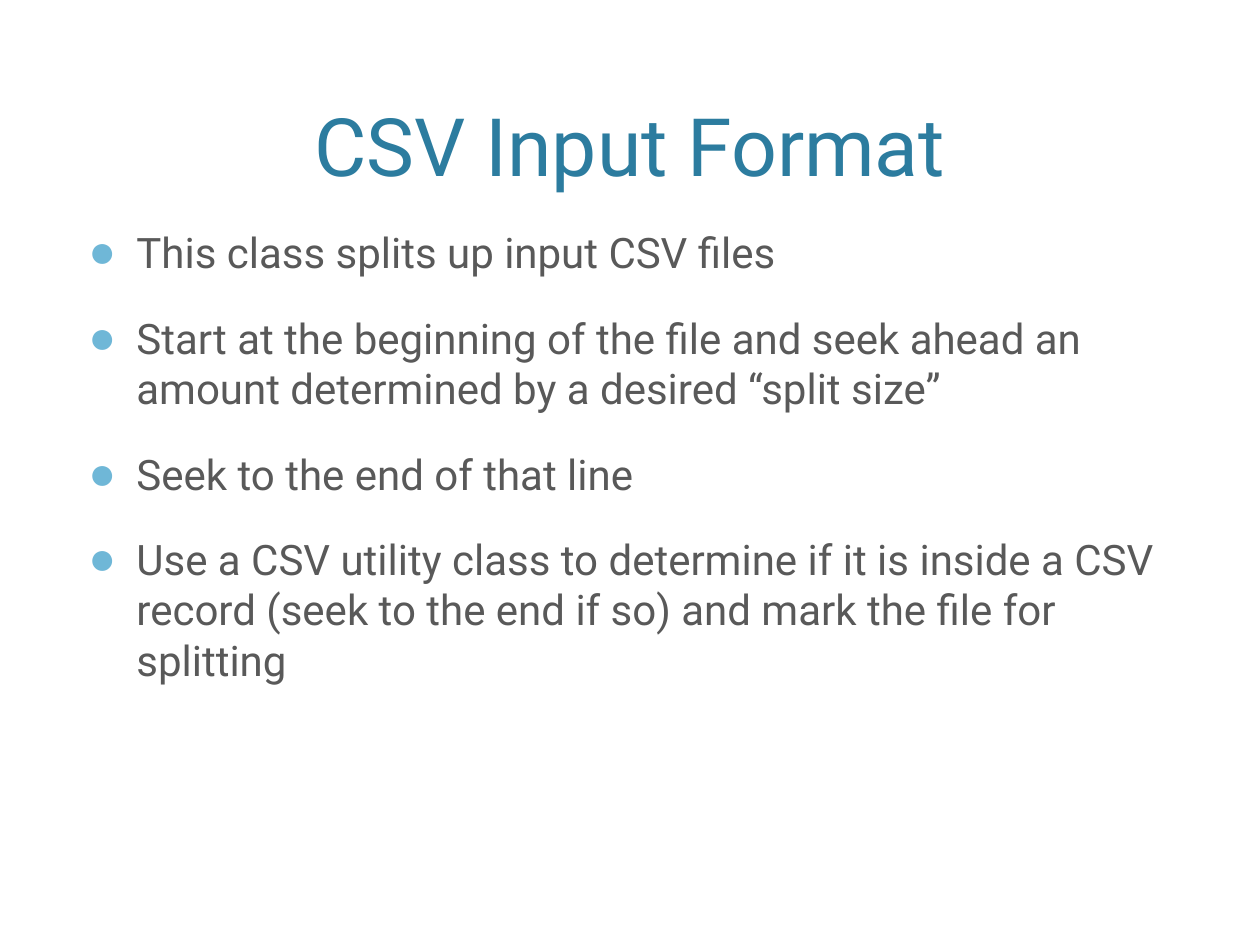
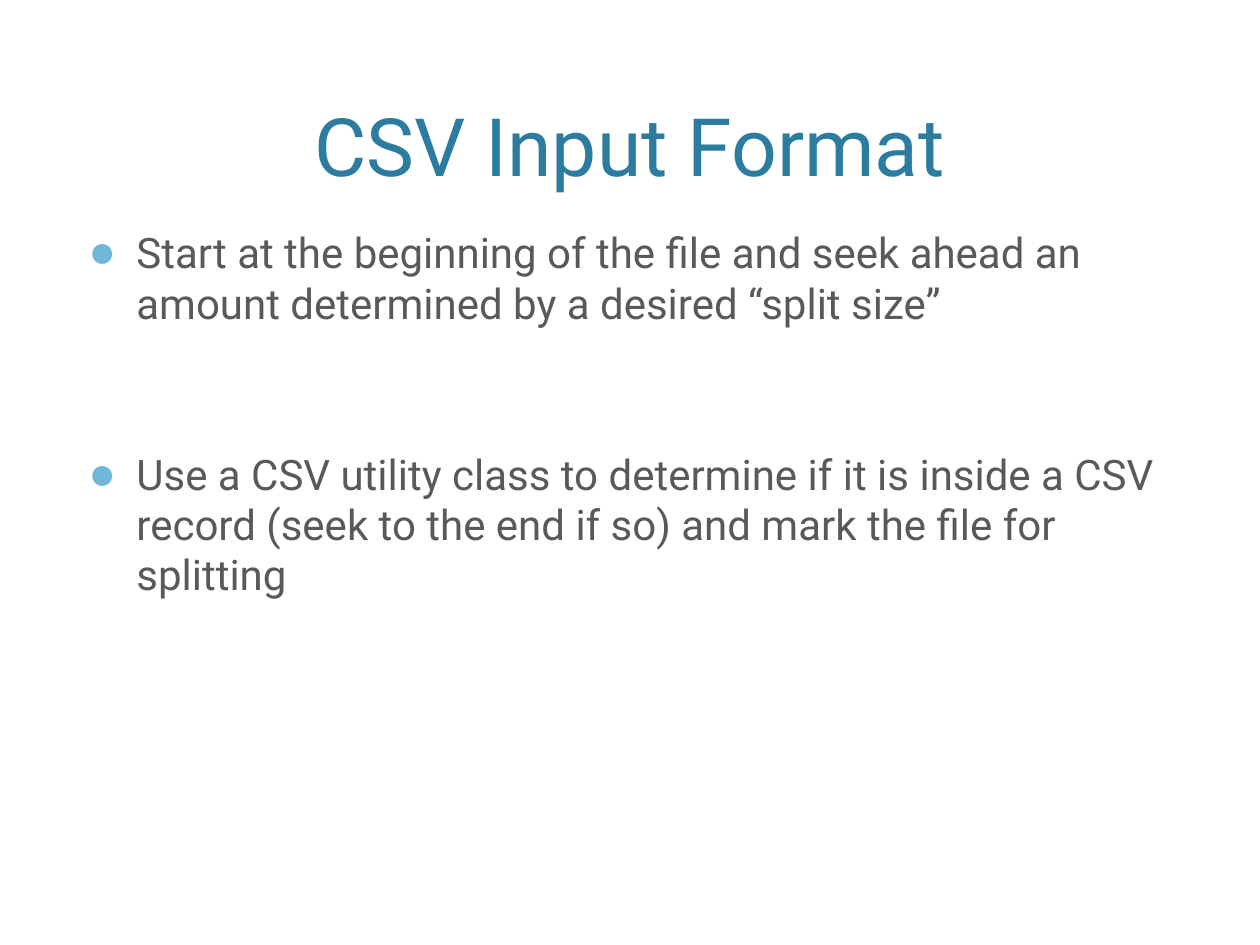
Before and after one commit to champgm/Big-Data-Talk, a slide deck: slide 8 of BigDataTalk.pptx. Drawn at 1260x945 pixels with LibreOffice and Linux fonts; fonts in the diff are those of the drawing; background and template pictures are left out. Boxes give left, top, right and bottom in pixels: in the first picture for what was removed or moved away, otherwise in the second. Text is boxed around its words. In the diff, an @@ line names an element or a change of style, - is before the commit and + after.

```diff
--- a/BigDataTalk.pptx
+++ b/BigDataTalk.pptx
@@ text at [136,236,775,277]: paragraph removed @@
-● This class splits up input CSV files
@@ text at [136,458,633,491]: paragraph removed @@
-● Seek to the end of that line
```
Also in this commit, not shown: 8 other slides changed, 1 other file.
